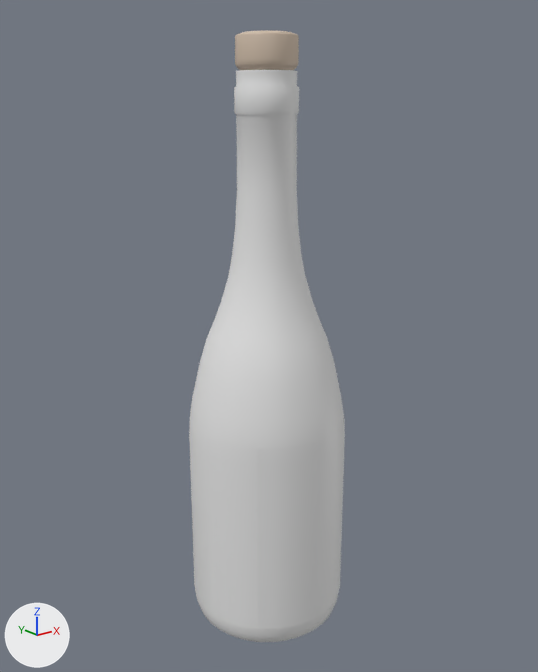
A saved change to the glTF model scroll2/models/3.0/DW.glb.
Both versions are drawn from a 50 mm lens placed at (-0.237, -0.298, 0.183), pointed at (0.002, 0.001, 0.063). Every picture has the same lights, and +X, +Y and +Z are marked at lower left. Where no turn or scale is listed for an object, it has been applied to the vertices.

In view in the first picture: 'bottle', 'cork', 'label'.
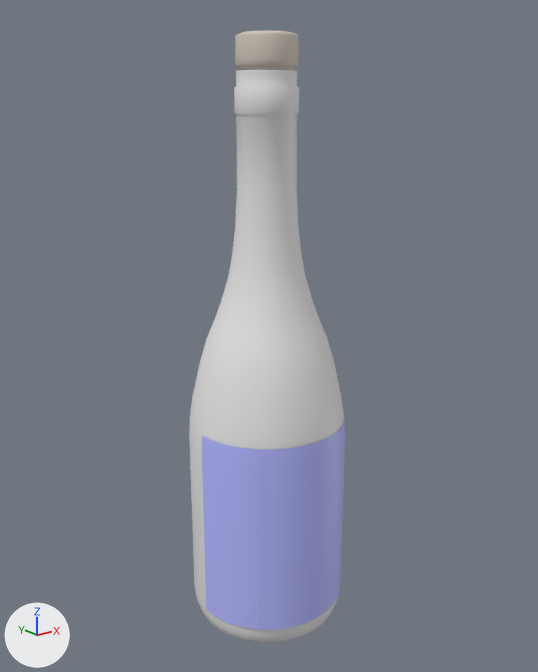
What differs and where, as boxes [x1, y1, x2, y2] in the pictures (538 x 672 px):
'label', recoloured
    both: [202, 420, 345, 630]

Diff of the bpy script that builds the scene:
```diff
--- a/scroll2/models/3.0/DW.glb.py
+++ b/scroll2/models/3.0/DW.glb.py
@@ mat_label @@
 mat_label = principled_material('Label')
-mat_label.base_color = (0.8, 0.8, 0.8)  # white #e7e7e7
+mat_label.base_color = (0.465, 0.491, 1.0)  # blue #b6baff
```
